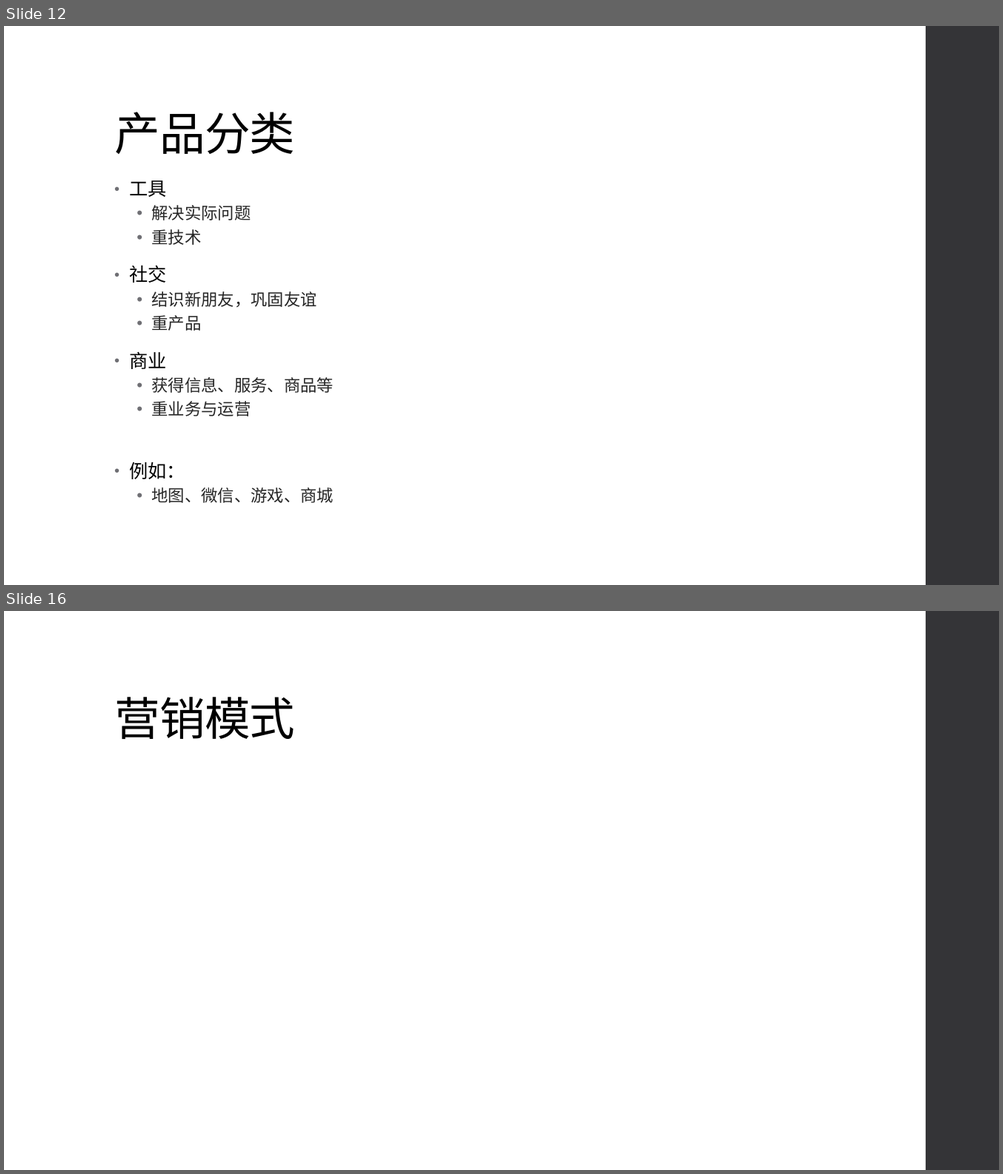
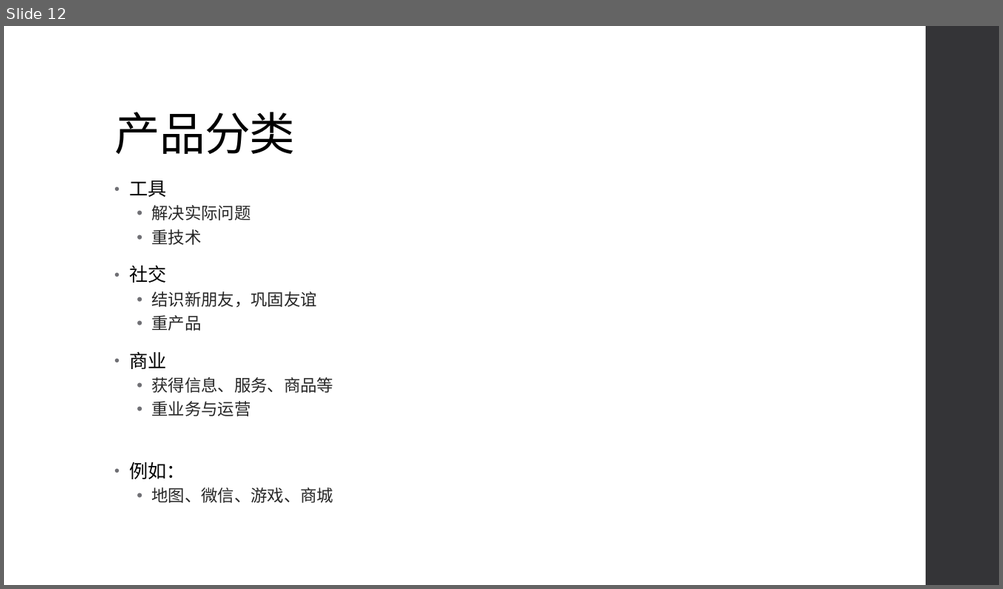
Before and after one commit to LeeRenbo/learn-xmind, a slide deck: 互联网思维落地.pptx. Shown one above the other, each under a label of ours: slides 12 and 16 before the commit, slide 12 after it; the slides between them are not shown. The pictures are 1003x1174 and 1003x589 pixels, drawn with LibreOffice and Linux fonts; fonts in the diff are those of the drawing. Boxes give left, top, right and bottom in pixels: in the first picture for what was removed or moved away, otherwise in the second. Text is boxed around its words. In the diff, an @@ line names an element or a change of style, - is before the commit and + after.

```diff
--- a/互联网思维落地.pptx
+++ b/互联网思维落地.pptx
@@ slide 16 removed at (4, 611, 999, 1170), background #FFFFFF; not listed: 1 template element that a slide beside it also shows @@
@@ title removed at (114, 697, 295, 739) @@
-营销模式
```
Also in this commit, not shown: 6 slides changed, 5 slides added, 2 other slides removed.
